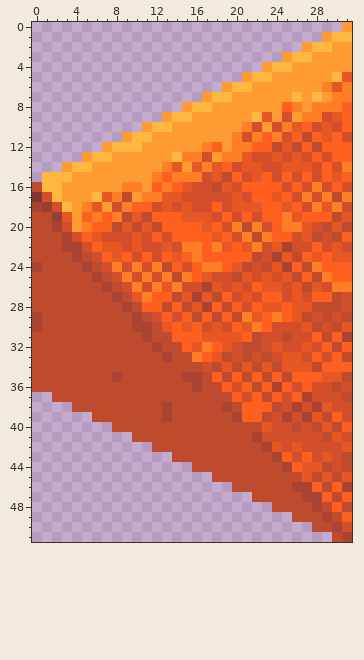
Pixel-art sprite, stored at objects/asia/fidwell.scenery_large.bamborf3/images/12.png. Above, as it was before the edit.
The file is 32x52 pixels.
New version:
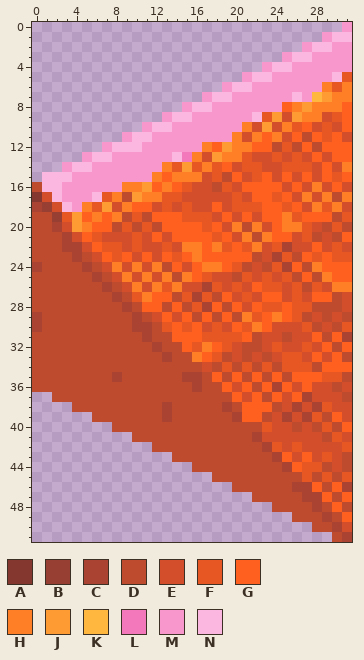
Palette (. is transparent): A #83372f  B #973f33  C #ab4333  D #bf4b2f  E #d34f2b  F #e75723  G #ff5f1f  H #ff7f27  J #ff9b33  K #ffb73f  L #f377bb  M #f797cb  N #fbb7df
Change:
The edit turns colour H into colour L in row 13 at x 15.
The edit turns colour J into colour M in row 0 at x 31; in row 1 at x 29; in row 2 at x 27 and 30 to 31; in row 3 at x 25 and 28 to 31; in row 4 at x 23 and 26 to 31; in row 5 at x 21 and 24 to 29.
The edit turns colour J into colour M in row 6 at x 19 and 22 to 28; in row 7 at x 17, 20 to 25 and 27; in row 8 at x 15 and 18 to 24; in row 9 at x 13 and 16 to 21; in row 10 at x 11 and 14 to 20; in row 11 at x 9 and 12 to 19.
The edit turns colour J into colour M in row 12 at x 7 and 11 to 16; in row 13 at x 5 and 8 to 13; in row 14 at x 3 and 6 to 12; in row 15 at x 4 to 11; in row 16 at x 3 to 8; in row 17 at x 3 to 5.
The edit turns colour J into colour M in row 18 at x 4.
The edit turns colour K into colour N in row 1 at x 30 to 31; in row 2 at x 28 to 29; in row 3 at x 26 to 27; in row 4 at x 24 to 25; in row 5 at x 22 to 23 and 30; in row 6 at x 20 to 21.
The edit turns colour K into colour N in row 7 at x 18 to 19 and 26; in row 8 at x 16 to 17; in row 9 at x 14 to 15 and 22; in row 10 at x 12 to 13; in row 11 at x 10 to 11; in row 12 at x 8 to 10.
The edit turns colour K into colour N in row 13 at x 6 to 7 and 14; in row 14 at x 4 to 5; in row 15 at x 1 to 3; in row 16 at x 1 to 2; in row 17 at x 2 and 6; in row 18 at x 3.
Pixel boxes of the changes (left, top, right, bottom) in both pictures:
changed: (42, 22, 352, 212)
